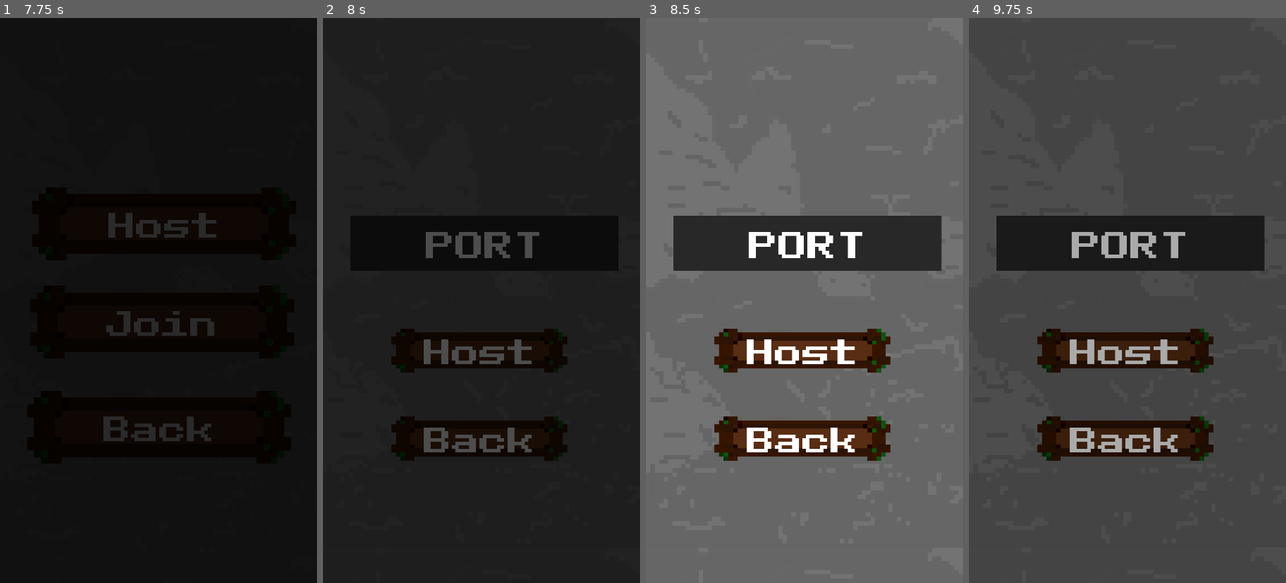
Above: before the commit, frames 1-4 (left to right).
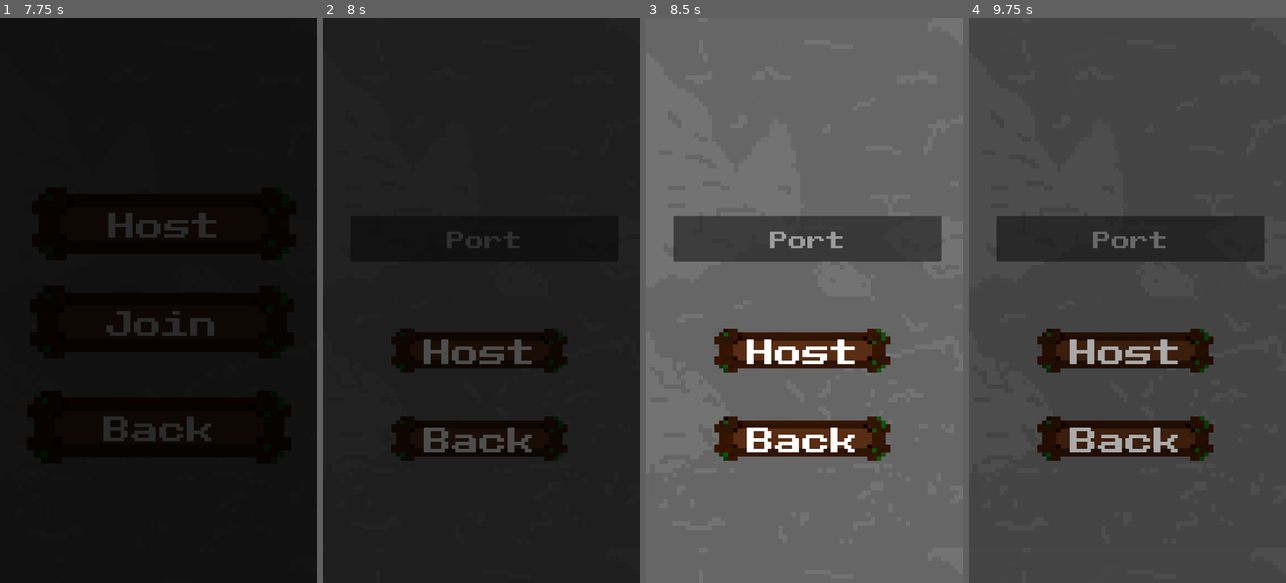
Above: after the commit, the same moments.

Repository: Koloss0/Out-Of-The-Gutter
Game: Godot game, scene res://Scenes/title_page.tscn
Same seed, same stepped clock (60 frames per second), same inputs: the game is played once before the commit and once after it.
Inputs (mouse positions are in pixels of both pictures, inside the frame that each line leads up to):
- Up to frame 1 (7.75 s): click "Start" at 0.5 s; move the mouse to (228, 272) at 1.27 s; click (228, 272) at 1.42 s; tap Enter at 2 s; move the mouse to (95, 328) at 2.02 s; click (95, 328) at 2.17 s; move the mouse to (190, 176) at 2.77 s; click (190, 176) at 2.92 s; click (161, 283) at 3.52 s; type "12" at 3.6 s; click (161, 340) at 3.75 s; type "12" at 3.83 s; type "Connect" at 4.25 s; click "Back" at 5 s; move the mouse to (142, 413) at 5.77 s; click (142, 413) at 5.92 s; tap Space at 6.5 s; move the mouse to (253, 385) at 6.52 s; click (253, 385) at 6.67 s; click "Host" at 7.25 s
- Up to frame 2 (8 s): no input
- Up to frame 3 (8.5 s): click (807, 238) at 8.02 s; type "12" at 8.1 s
- Up to frame 4 (9.75 s): tap Enter at 8.75 s; move the mouse to (1032, 215) at 8.77 s; click (1032, 215) at 8.92 s; click "Host" at 9.5 s

Frame 1 is identical in both runs. In frame 2, 0.9% of the frame differs, in the area x 32-69%, y 37-43%; in frame 3, 2.5%, in the area x 8-94%, y 35-45%; in frame 4, 2.4%.

Commit message:
Fix PORT

Diff:
--- a/Scenes/host_page.tscn
+++ b/Scenes/host_page.tscn
@@ -1,10 +1,9 @@
-[gd_scene load_steps=6 format=3 uid="uid://bwchq5nxc4mdf"]
+[gd_scene load_steps=5 format=3 uid="uid://bwchq5nxc4mdf"]
 
 [ext_resource type="PackedScene" uid="uid://d06y0af7layko" path="res://Scenes/labeled_texture_button.tscn" id="1_hs5vx"]
 [ext_resource type="Theme" uid="uid://b8amwfp2xjd5v" path="res://Themes/ui.tres" id="1_o1is0"]
 [ext_resource type="Script" path="res://Scripts/host_page.gd" id="2_ij063"]
 [ext_resource type="Texture2D" uid="uid://be4xldphturmu" path="res://Art/sewer_wall.png" id="4_omjky"]
-[ext_resource type="Texture2D" uid="uid://cg5ay8tl3m4bi" path="res://Art/Light_Gray.PNG" id="5_kyhjs"]
 
 [node name="HostPage" type="Control"]
 layout_mode = 3
@@ -50,24 +49,7 @@
 offset_right = 1007.0
 offset_bottom = 827.0
 placeholder_text = "Port"
-
-[node name="TextureRect2" type="TextureRect" parent="Port"]
-texture_filter = 1
-texture_repeat = 3
-layout_mode = 0
-offset_right = 913.0
-offset_bottom = 186.0
-texture = ExtResource("5_kyhjs")
-
-[node name="Label" type="Label" parent="Port"]
-texture_filter = 1
-layout_mode = 0
-offset_right = 913.0
-offset_bottom = 186.0
-theme_override_font_sizes/font_size = 100
-text = "PORT"
-horizontal_alignment = 1
-vertical_alignment = 1
+alignment = 1
 
 [connection signal="pressed" from="Host" to="." method="on_connect_pressed"]
 [connection signal="pressed" from="BackButton" to="." method="_on_back_button_pressed"]
